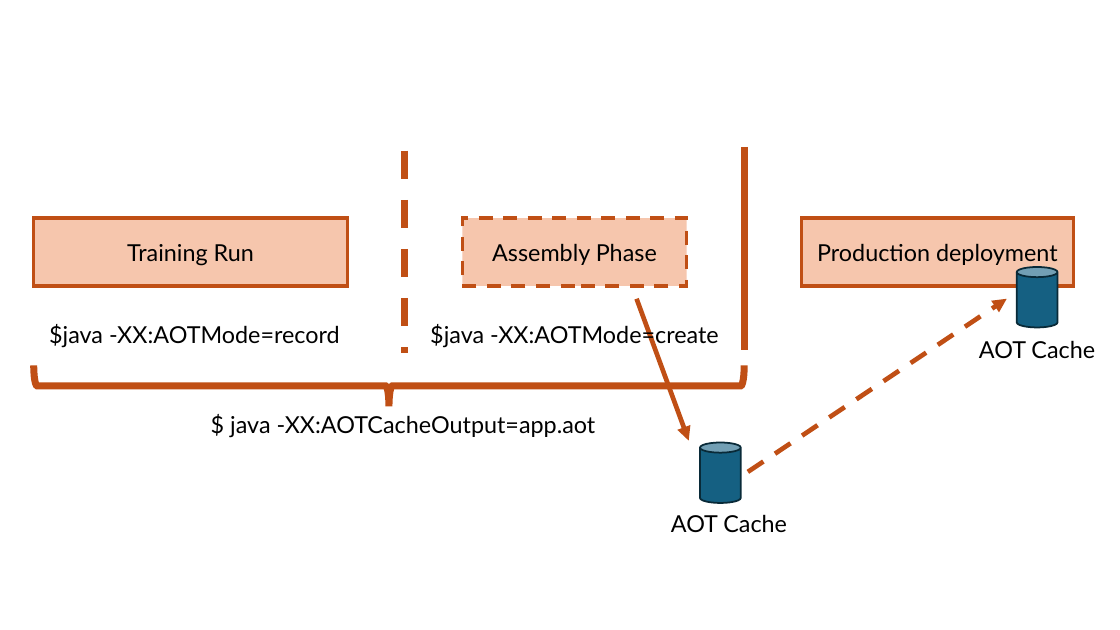
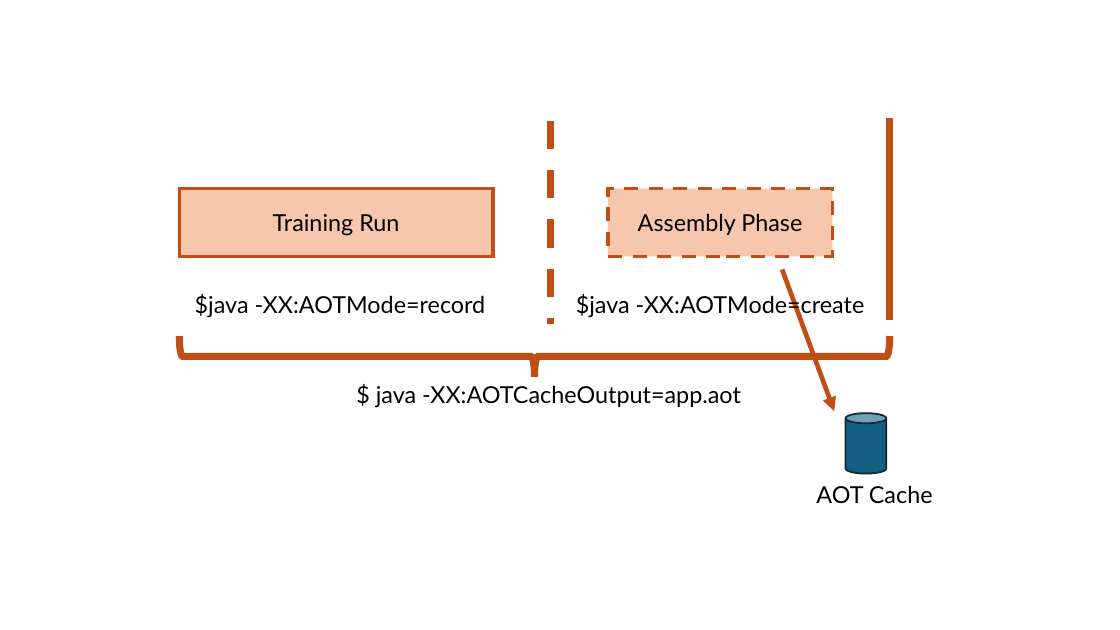
Before and after one commit to wkorando/presentations, a slide deck: slide 4 of lightning-in-a-jar/graphs.pptx. Drawn at 1120x630 pixels with LibreOffice and Linux fonts; fonts in the diff are those of the drawing. Boxes give left, top, right and bottom in pixels: in the first picture for what was removed or moved away, otherwise in the second. Text is boxed around its words. In the diff, an @@ line names an element or a change of style, - is before the commit and + after.

```diff
--- a/lightning-in-a-jar/graphs.pptx
+++ b/lightning-in-a-jar/graphs.pptx
@@ rectangle removed at [802,218,1074,287] @@
-Production deployment
@@ cylinder removed at [1017,267,1058,328] @@
@@ arrow removed from (748, 472) to (1007, 299) @@
@@ text removed at [979,340,1095,359] @@
-AOT Cache
@@ 4 texts, 2 rectangles, 2 lines, 1 left brace, 1 arrow, 1 cylinder: place and size @@
-4 texts, 2 rectangles, 2 lines, 1 left brace, 1 arrow, 1 cylinder at [34,147,787,533]
+4 texts, 2 rectangles, 2 lines, 1 left brace, 1 arrow, 1 cylinder at [179,118,933,503]
```
Also in this commit, not shown: 5 slides added, 2 slides removed, 46 other files.
